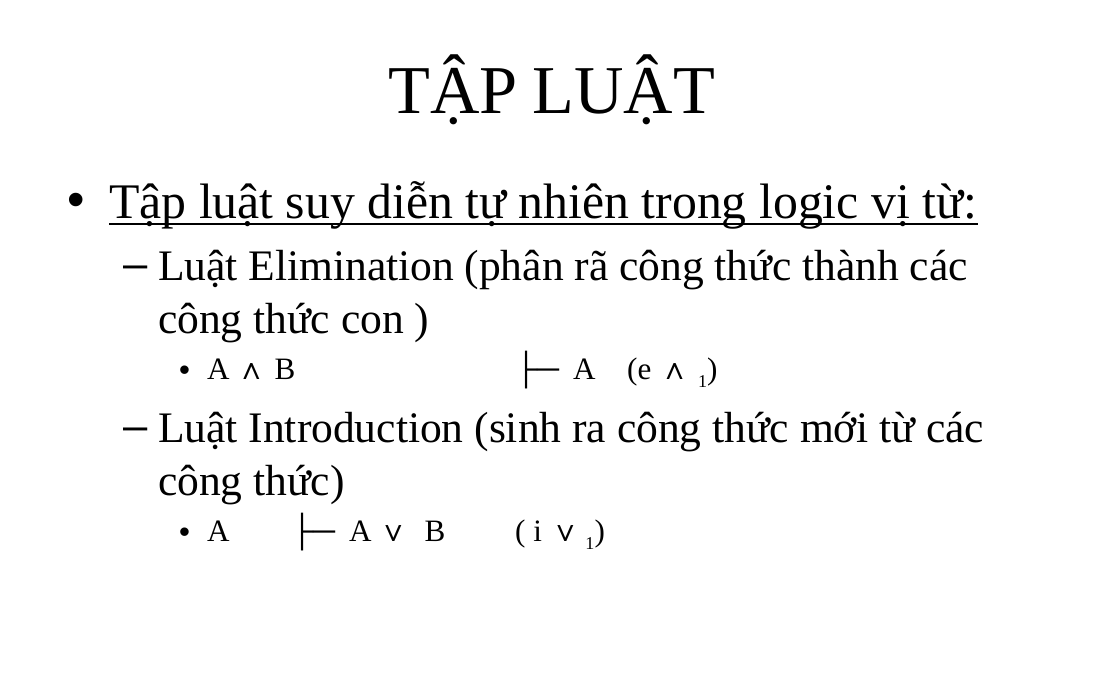
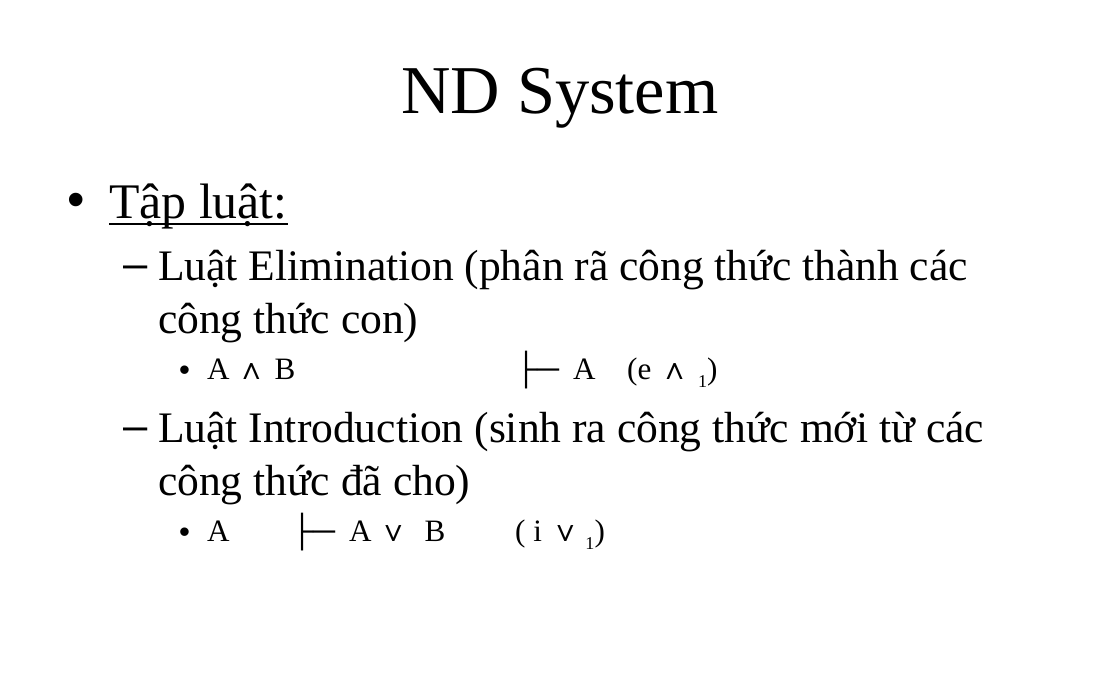
Before and after one commit to giang-rocker/logic, a slide deck: slide 16 of Report/SUY LUẬN TỰ NHIÊN.pptx. Drawn at 1120x700 pixels with LibreOffice and Linux fonts; fonts in the diff are those of the drawing. Boxes give left, top, right and bottom in pixels: in the first picture for what was removed or moved away, otherwise in the second. Text is boxed around its words. In the diff, an @@ line names an element or a change of style, - is before the commit and + after.

```diff
--- a/Report/SUY LUẬN TỰ NHIÊN.pptx
+++ b/Report/SUY LUẬN TỰ NHIÊN.pptx
@@ title at [401, 67, 718, 127]: text changed @@
-TẬP LUẬT
+ND System
@@ text at [109, 183, 968, 341]: text changed @@
-• Tập luật suy diễn tự nhiên trong logic vị từ:
-  – Luật Elimination (phân rã công thức thành các công thức con )
+• Tập luật:
+  – Luật Elimination (phân rã công thức thành các công thức con)
@@ text at [158, 411, 984, 503]: text changed @@
-  – Luật Introduction (sinh ra công thức mới từ các công thức)
+  – Luật Introduction (sinh ra công thức mới từ các công thức đã cho)
```
Also in this commit, not shown: 9 other slides changed, 9 slides added, 10 slides removed.
